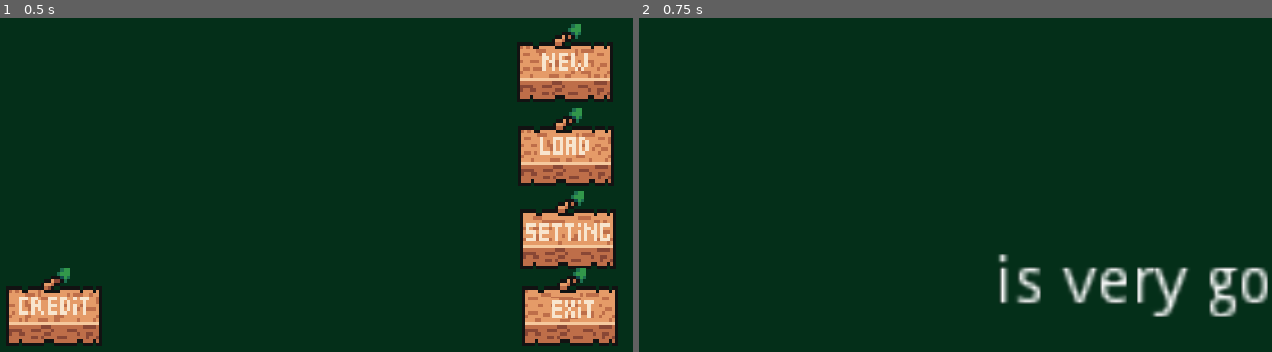
Above: before the commit, frames 1-2 (left to right).
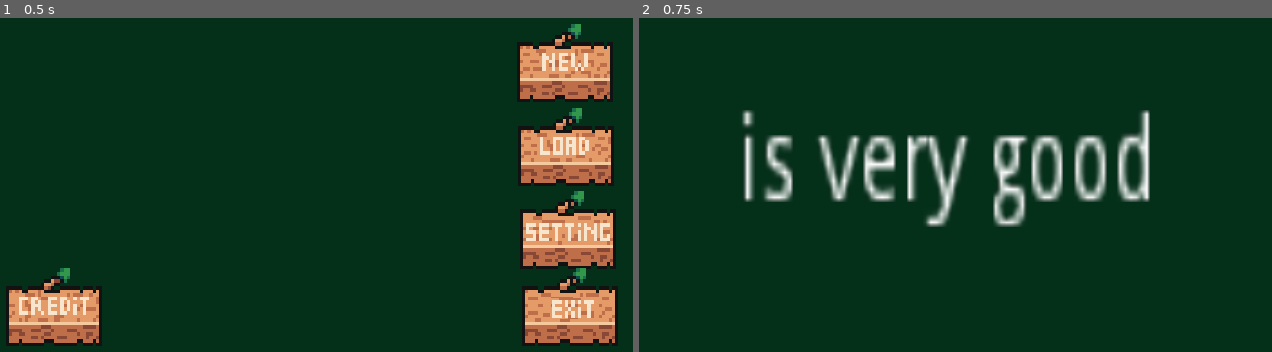
Above: after the commit, the same moments.

Repository: moha2008dev/throw-me-away
Game: Godot game, scene res://scenes/main_menu.tscn
Same seed, same stepped clock (60 frames per second), same inputs: the game is played once before the commit and once after it.
Inputs (mouse positions are in pixels of both pictures, inside the frame that each line leads up to):
- Up to frame 1 (0.5 s): no input
- Up to frame 2 (0.75 s): click (1208, 238) at 0.5 s

Frame 1 is identical in both runs. In frame 2, 10% of the frame differs, in the area x 16-100%, y 27-90%.

Commit message:
edditing test.tcn

Diff:
--- a/scenes/test_scene.tscn
+++ b/scenes/test_scene.tscn
@@ -8,21 +8,17 @@
 [node name="Panel" type="Panel" parent="."]
 margin_right = 40.0
 margin_bottom = 40.0
-rect_scale = Vector2( 5.59225, 3.23503 )
+rect_scale = Vector2( 16.054, 9.00844 )
 custom_styles/panel = SubResource( 1 )
-
-[node name="Camera2D" type="Camera2D" parent="."]
-anchor_mode = 0
-current = true
-zoom = Vector2( 0.22, 0.22 )
 
 [node name="Label" type="Label" parent="."]
 anchor_left = 0.5
 anchor_top = 0.5
 anchor_right = 0.5
 anchor_bottom = 0.5
-margin_left = 80.0
-margin_top = 56.0
-margin_right = 157.0
-margin_bottom = 70.0
+margin_left = 107.0
+margin_top = 111.0
+margin_right = 184.0
+margin_bottom = 125.0
+rect_scale = Vector2( 5.40587, 8.32996 )
 text = "is very good"
